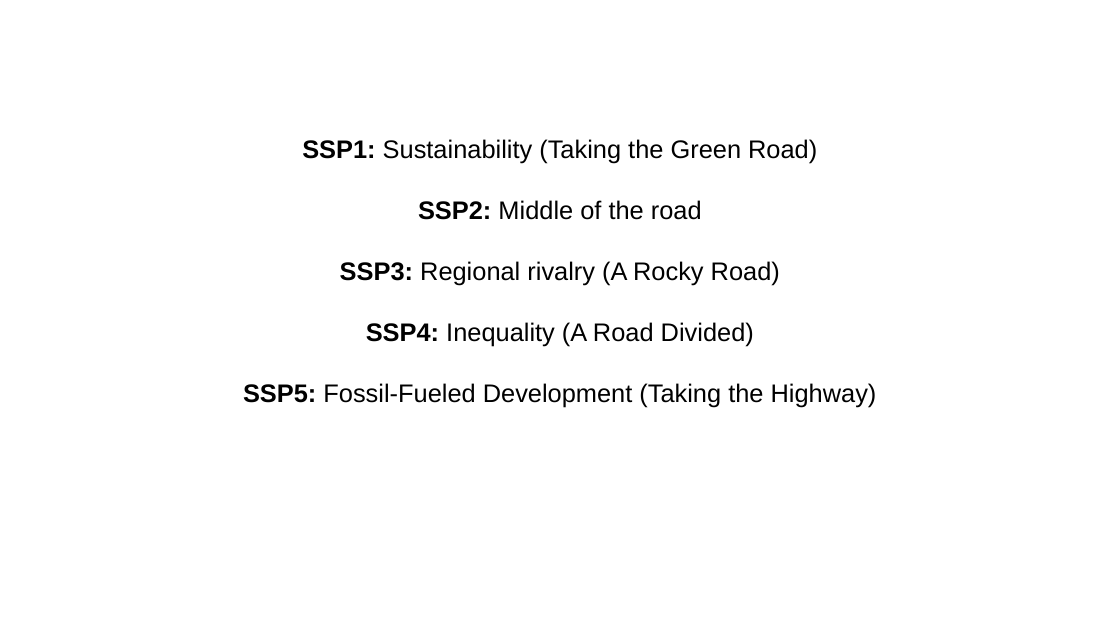
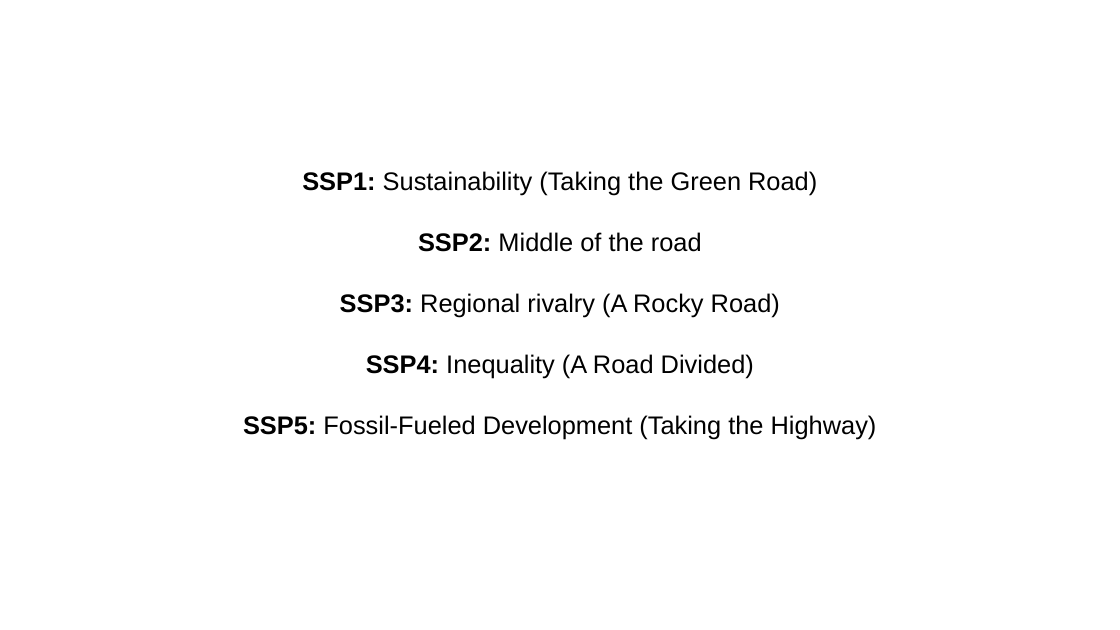
Before and after one commit to gerardommc/Ecologia-Teorica-II, a slide deck: slide 14 of Cambio-climatico/Escenarios.odp (slide 12 before the commit). Drawn at 1120x630 pixels with LibreOffice and Linux fonts; fonts in the diff are those of the drawing. Boxes give left, top, right and bottom in pixels: in the first picture for what was removed or moved away, otherwise in the second. Text is boxed around its words. In the diff, an @@ line names an element or a change of style, - is before the commit and + after.

```diff
--- a/Cambio-climatico/Escenarios.odp
+++ b/Cambio-climatico/Escenarios.odp
@@ text "SSP1: Sustainability (Taking the Green ...": place and size @@
-text "SSP1: Sustainability (Taking the Green ..." at [243,139,877,407]
+text "SSP1: Sustainability (Taking the Green ..." at [243,171,877,439]
```
Also in this commit, not shown: 5 slides added, 21 other files.
